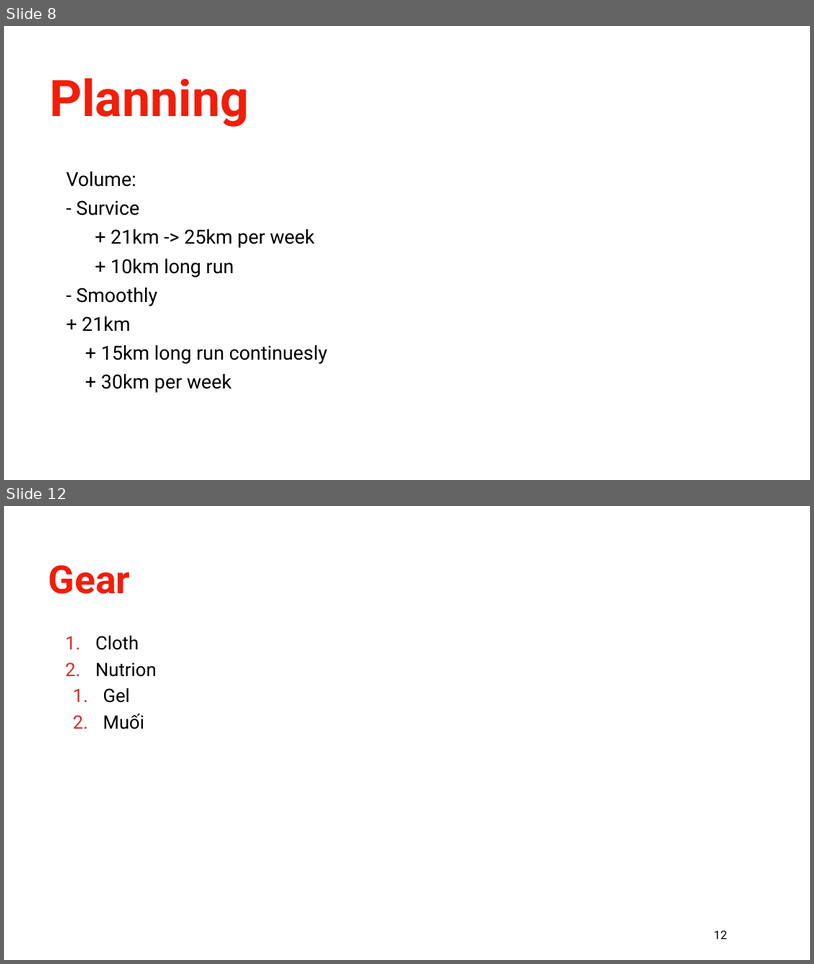
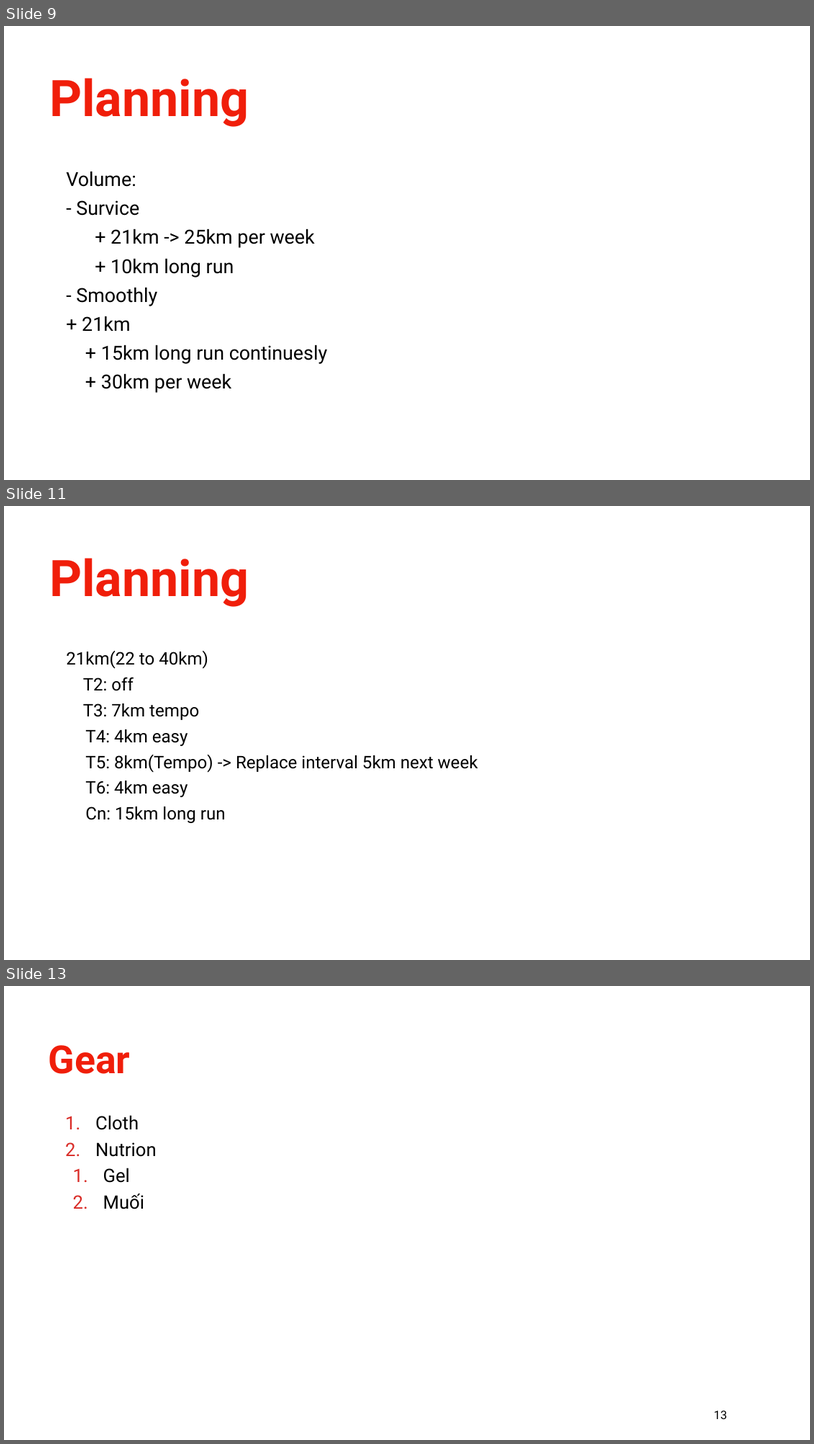
Before and after one commit to khanhnguyen18/running, a slide deck: Running.pptx. Shown one above the other, each under a label of ours: slides 8 and 12 before the commit, slides 9, 11 and 13 after it; the slides between them are not shown. The pictures are 814x964 and 814x1444 pixels, drawn with LibreOffice and Linux fonts; fonts in the diff are those of the drawing; background and template pictures are left out. Boxes give left, top, right and bottom in pixels: in the first picture for what was removed or moved away, otherwise in the second. Text is boxed around its words. In the diff, an @@ line names an element or a change of style, - is before the commit and + after.

```diff
--- a/Running.pptx
+++ b/Running.pptx
@@ slide 11 added at (4,506,810,960), background picture (left out) @@
@@ title added at (49,558,249,607), 120 pt, text #F01E0A, bold @@
+Planning
@@ text added at (66,651,478,823), 41.3 pt, text #000000 @@
+21km(22 to 40km)
+T2: off
+T3: 7km tempo
+  T4: 4km easy
+  T5: 8km(Tempo) -> Replace interval 5km next week
+  T6: 4km easy
+  Cn: 15km long run
@@ what was slide 8 is now slide 9 @@
@@ what was slide 12 is now slide 13 @@
@@ page number at (714,1410,727,1419): text changed @@
-12
+13
```
Also in this commit, not shown: 4 slides changed, 2 other slides added, 2 slides removed, 1 other file.
